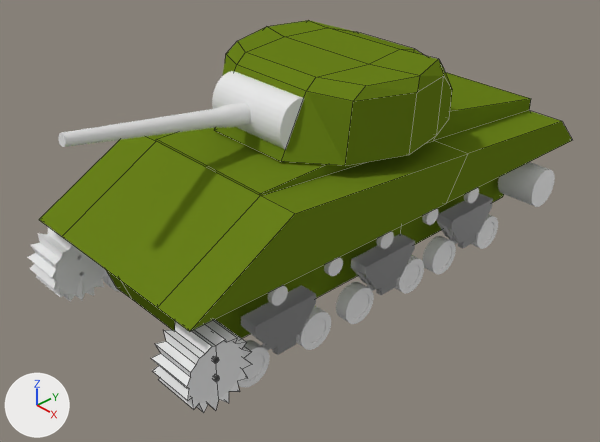
Before and after pictures for a commit that changed the Blender file MA4/m4a.blend.
The view is the same before and after, from a camera (50 mm lens) standing at (6.35, -5.84, 3.83) and looking at (0.05, 0.02, -1.01). The lights are fixed; the arrows at lower left show +X, +Y and +Z. Mesh edges are drawn as thin lines on the coarser meshes.

Objects in the first picture: 'GunBase', 'body', 'frontLeftWheel', 'frontLeftWheel.001', 'leftBackRoller', 'pipe', 'trackRollerDamp', 'trackRollerDamp.001', 'trackRollerDamp.002', 'turret'.
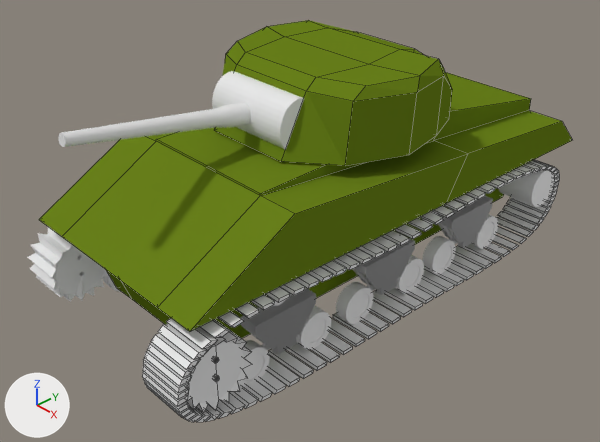
Commit message: rightSide tracks

ob_beziercircle is not drawn itself; it is used by a modifier of ob_track.

The change, as JSON lines over the scene's bpy script:
```json
{"op": "add", "block": "me_cube_009", "code": ["me_cube_009 = bpy.data.meshes.new('Cube.009')", "me_cube_009.from_pydata(...)  # a box spanning x -1.0..1.0, y -1.0..1.0, z -1.0..1.0"]}
{"op": "add", "block": "cu_beziercircle", "code": ["cu_beziercircle = bpy.data.curves.new('BezierCircle', 'CURVE')", "cu_beziercircle.dimensions = '3D'", "_sp = cu_beziercircle.splines.new('BEZIER'); _sp.bezier_points.add(3)", "_sp.bezier_points.foreach_set('co', [-0.439, 0.0, 0.0, -0.142, 1.0, 0.0, 0.515, 0.0, 0.0, 0.0, -1.012, 0.0])", "_sp.bezier_points.foreach_set('handle_left', [-0.443, -0.506, 0.0, -0.735, 0.996, 0.0, 0.499, 0.472, 0.0, 0.601, -1.017, 0.0])", "_sp.bezier_points.foreach_set('handle_right', [-0.438, 0.111, 0.0, 0.795, 1.006, 0.0, 0.53, -0.442, 0.0, -0.832, -1.006, 0.0])", "for _p, _l, _r in zip(_sp.bezier_points, ['ALIGNED', 'ALIGNED', 'ALIGNED', 'ALIGNED'], ['ALIGNED', 'ALIGNED', 'ALIGNED', 'ALIGNED']): _p.handle_left_type = _l; _p.handle_right_type = _r", "_sp.order_u = 0", "_sp.order_v = 0", "_sp.use_cyclic_u = True", "cu_beziercircle.use_path = True", "cu_beziercircle.use_path_clamp = True", "cu_beziercircle.bevel_resolution = 0", "cu_beziercircle.fill_mode = 'HALF'"]}
{"op": "add", "block": "ob_track", "code": ["ob_track = bpy.data.objects.new('track', me_cube_009)", "ob_track.location = (1.29, 0.47, -1.23)", "ob_track.scale = (0.275, 0.069, 0.0196)", "_m = ob_track.modifiers.new('Array', 'ARRAY')", "_m.count = 84", "_m.use_constant_offset = True", "_m.constant_offset_displace = (0.0, 2.84, 0.0)", "_m.use_relative_offset = False", "_m.relative_offset_displace = (0.0, 0.0, 0.0)", "_m = ob_track.modifiers.new('Curve', 'CURVE')", "_m.object = ob_beziercircle", "_m.deform_axis = 'NEG_Y'"]}
{"op": "add", "block": "ob_beziercircle", "code": ["ob_beziercircle = bpy.data.objects.new('BezierCircle', cu_beziercircle)", "ob_beziercircle.location = (1.254, 0.298, -1.222)", "ob_beziercircle.rotation_euler = (0.0, 1.571, 0.0)  # degrees (0, 90, 0)", "ob_beziercircle.scale = (1.07, 3.04, 1.0)"]}
```

Changed parts and their boxes [x1, y1, x2, y2] in the pictures (600 x 442 px):
```json
{"object": "track", "change": "added", "after": [142, 160, 560, 422]}
```
